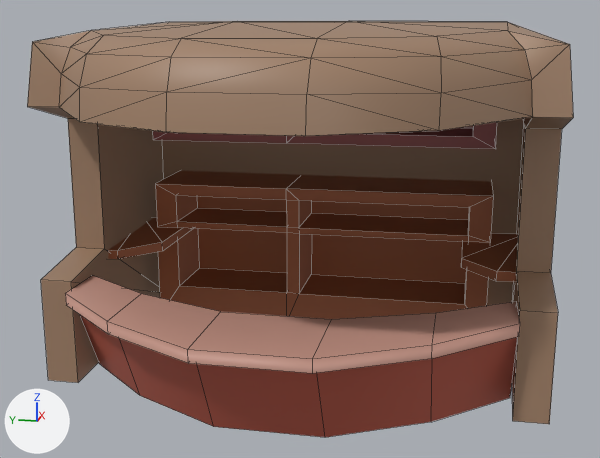
The FBX model Assets/Models/Crossing/Crossing_Buildings/Individual_Buildings/Foodstand_04.fbx as it was, and as the next commit left it.
Both versions are drawn from a 50 mm camera at (1.044, 0.336, 0.098) aimed at (1.272, 0.381, 0.041). The axes (+X, +Y, +Z) are drawn at lower left. The lights are the same throughout. Mesh edges are drawn as thin lines. Where no turn or scale is listed for an object, it has been applied to the vertices.

Names of what the first picture shows: 'Foodstand_04'.
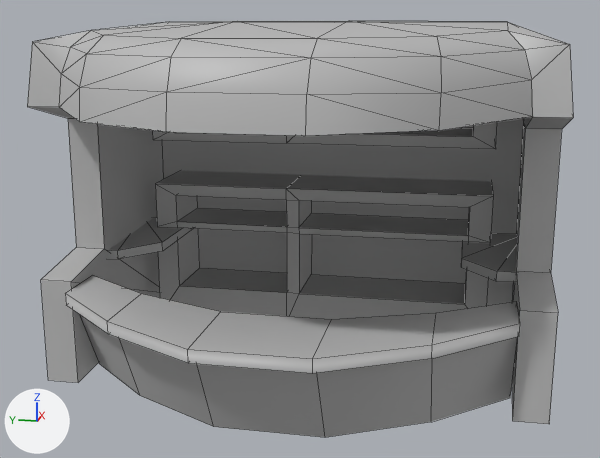
Pixel boxes [x1, y1, x2, y2] of what changed, in the pictures (600 x 458 px):
'Foodstand_04', recoloured (brown to grey)
    both: [27, 21, 573, 437]

Patch to the scene script:
```diff
--- a/Assets/Models/Crossing/Crossing_Buildings/Individual_Buildings/Foodstand_04.fbx.py
+++ b/Assets/Models/Crossing/Crossing_Buildings/Individual_Buildings/Foodstand_04.fbx.py
@@ mat_environment_02 @@
+mat_environment_02 = principled_material('Environment_02')
+mat_environment_02.base_color = (0.5, 0.5, 0.5)  # grey #bcbcbc
@@ me_mesh @@
 me_mesh.from_pydata(...)  # 222 vertices, 246 faces; spans x -0.0677..0.0677, y -0.0706..0.0706, z -0.0509..0.0509
-me_mesh.materials.append(mat_flatcolorbase2)  # picture img_plaza_03_diffuse_jpg
+me_mesh.materials.append(mat_environment_02)  # grey #bcbcbc
```
